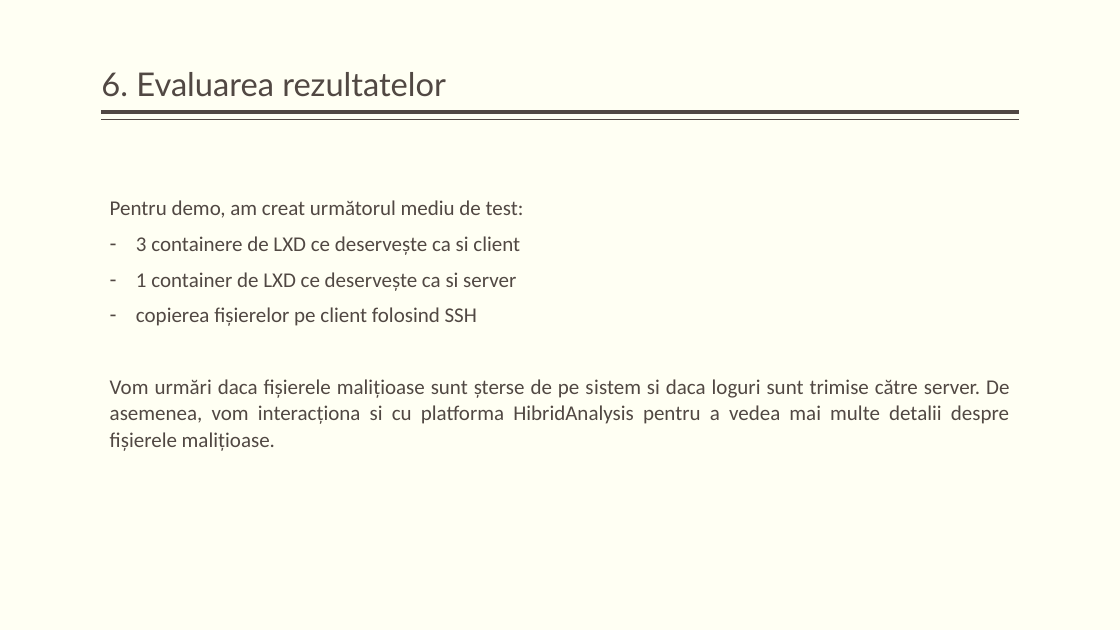
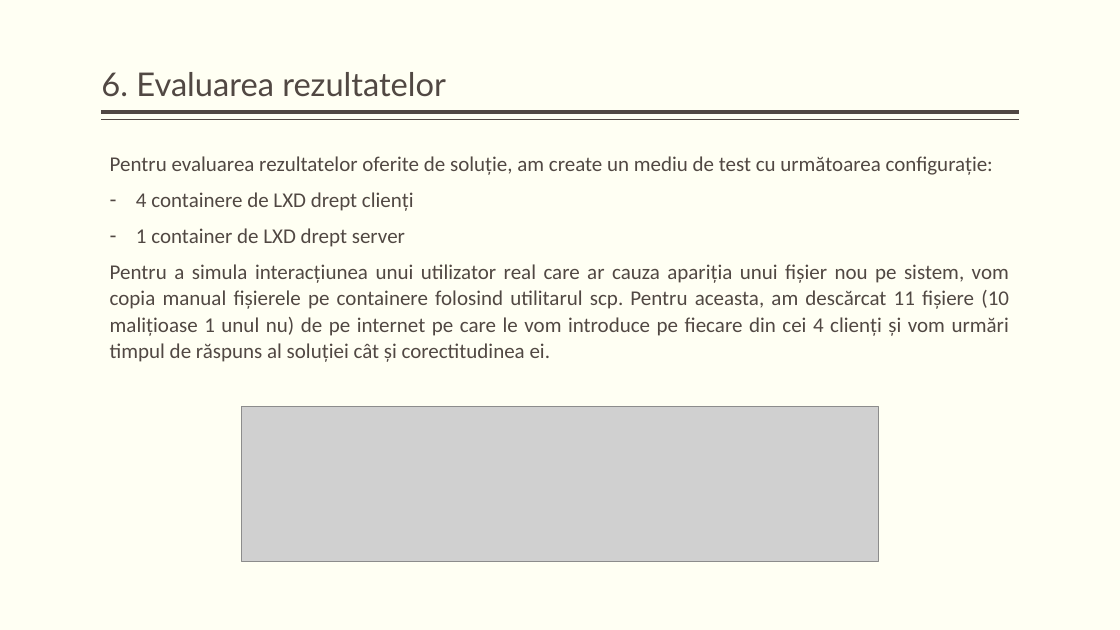
Before and after one commit to KaynRO/Proiect-Licenta, a slide deck: slide 12 of docs/Embedded Devices Malware Detection, Prevention & Centralization.pptx. Drawn at 1120x630 pixels with LibreOffice and Linux fonts; fonts in the diff are those of the drawing; grey boxes stand for pictures. Boxes give left, top, right and bottom in pixels: in the first picture for what was removed or moved away, otherwise in the second. Text is boxed around its words. In the diff, an @@ line names an element or a change of style, - is before the commit and + after.

Commit message:
updates

```diff
--- a/docs/Embedded Devices Malware Detection, Prevention & Centralization.pptx
+++ b/docs/Embedded Devices Malware Detection, Prevention & Centralization.pptx
@@ text at [110, 156, 1009, 362]: text changed @@
-Pentru demo, am creat următorul mediu de test:
-– 3 containere de LXD ce deservește ca si client
-– 1 container de LXD ce deservește ca si server
-– copierea fișierelor pe client folosind SSH
-Vom urmări daca fișierele malițioase sunt șterse de pe sistem si daca loguri sunt trimise către server. De asemenea, vom interacționa si cu platforma HibridAnalysis pentru a vedea mai multe detalii despre fișierele malițioase.
+Pentru evaluarea rezultatelor oferite de soluție, am create un mediu de test cu următoarea configurație:
+– 4 containere de LXD drept clienți
+– 1 container de LXD drept server
+Pentru a simula interacțiunea unui utilizator real care ar cauza apariția unui fișier nou pe sistem, vom copia manual fișierele pe containere folosind utilitarul scp. Pentru aceasta, am descărcat 11 fișiere (10 malițioase 1 unul nu) de pe internet pe care le vom introduce pe fiecare din cei 4 clienți și vom urmări timpul de răspuns al soluției cât și corectitudinea ei.
@@ picture added at [241, 406, 878, 561] @@
```
Also in this commit, not shown: 6 slides added, 1 slide removed.
